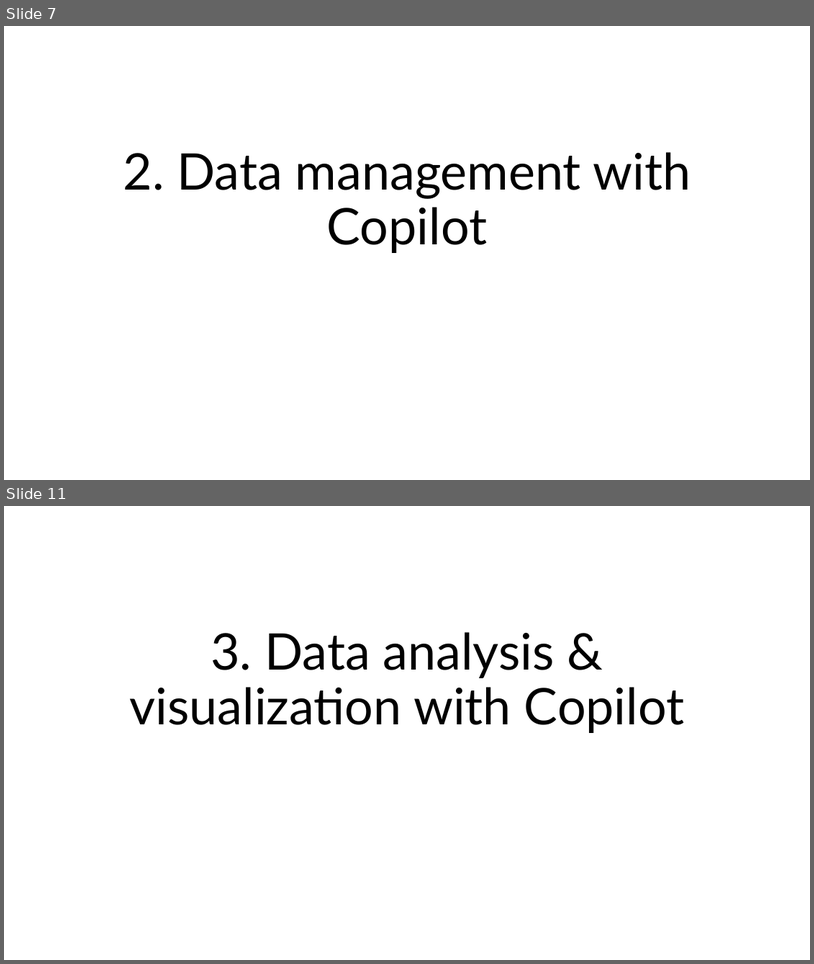
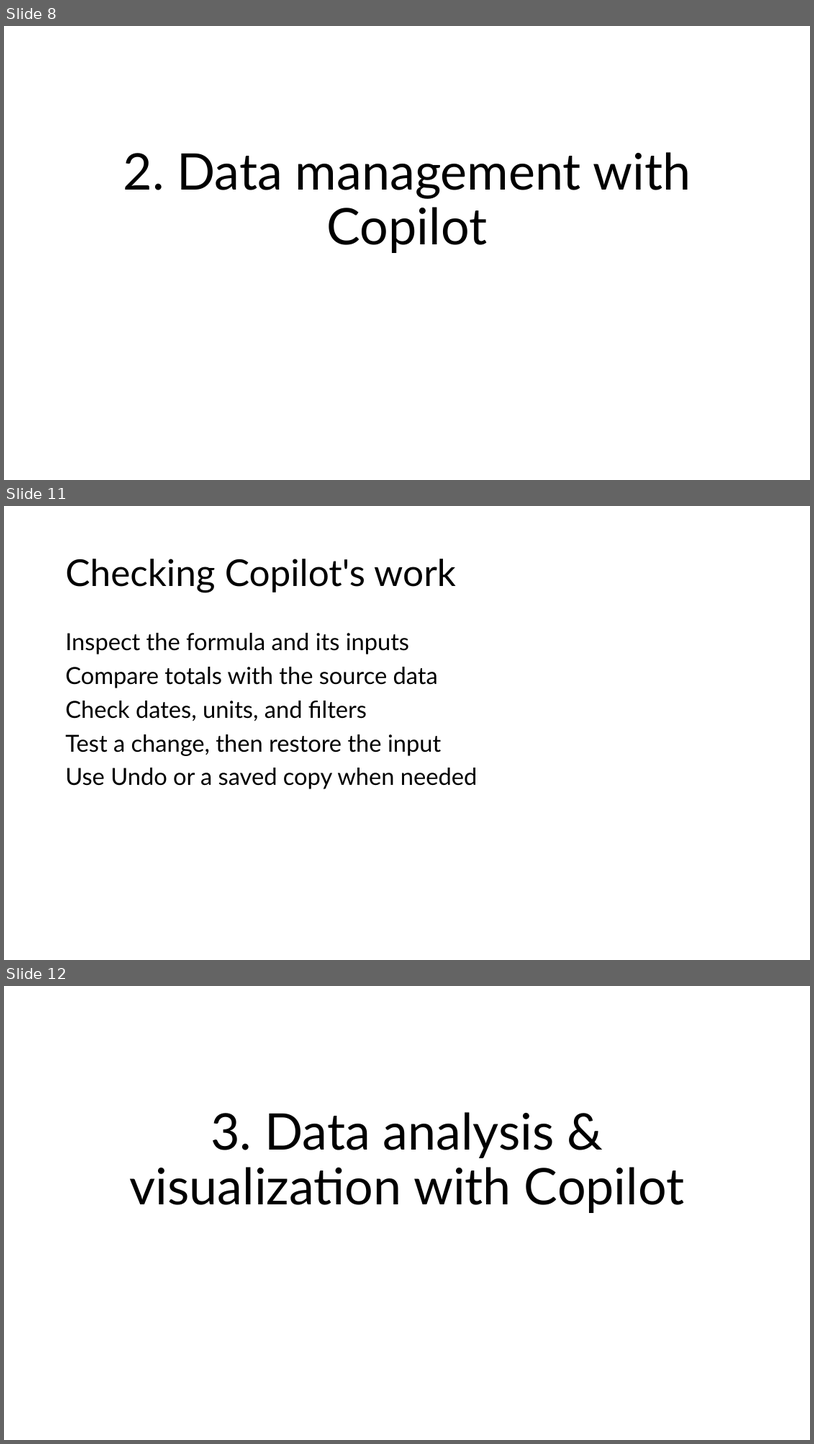
Before and after one commit to stringfestdata/complianceiq-intro-to-copilot-in-excel, a slide deck: complianceiq-intro-to-copilot-in-excel.pptx. Shown one above the other, each under a label of ours: slides 7 and 11 before the commit, slides 8, 11 and 12 after it; the slides between them are not shown. The pictures are 814x964 and 814x1444 pixels, drawn with LibreOffice and Linux fonts; fonts in the diff are those of the drawing. Boxes give left, top, right and bottom in pixels: in the first picture for what was removed or moved away, otherwise in the second. Text is boxed around its words. In the diff, an @@ line names an element or a change of style, - is before the commit and + after.

```diff
--- a/complianceiq-intro-to-copilot-in-excel.pptx
+++ b/complianceiq-intro-to-copilot-in-excel.pptx
@@ slide 11 added at (4,506,810,960), background #FFFFFF @@
@@ title added at (65,559,456,592), 44 pt, text #000000 @@
+Checking Copilot's work
@@ text added at (65,633,477,789), 28 pt, text #000000 @@
+Inspect the formula and its inputs
+Compare totals with the source data
+Check dates, units, and filters
+Test a change, then restore the input
+Use Undo or a saved copy when needed
@@ what was slide 7 is now slide 8 @@
@@ what was slide 11 is now slide 12 @@
```
Also in this commit, not shown: 7 slides changed, 4 other slides added, 2 slides removed, 6 other files.
